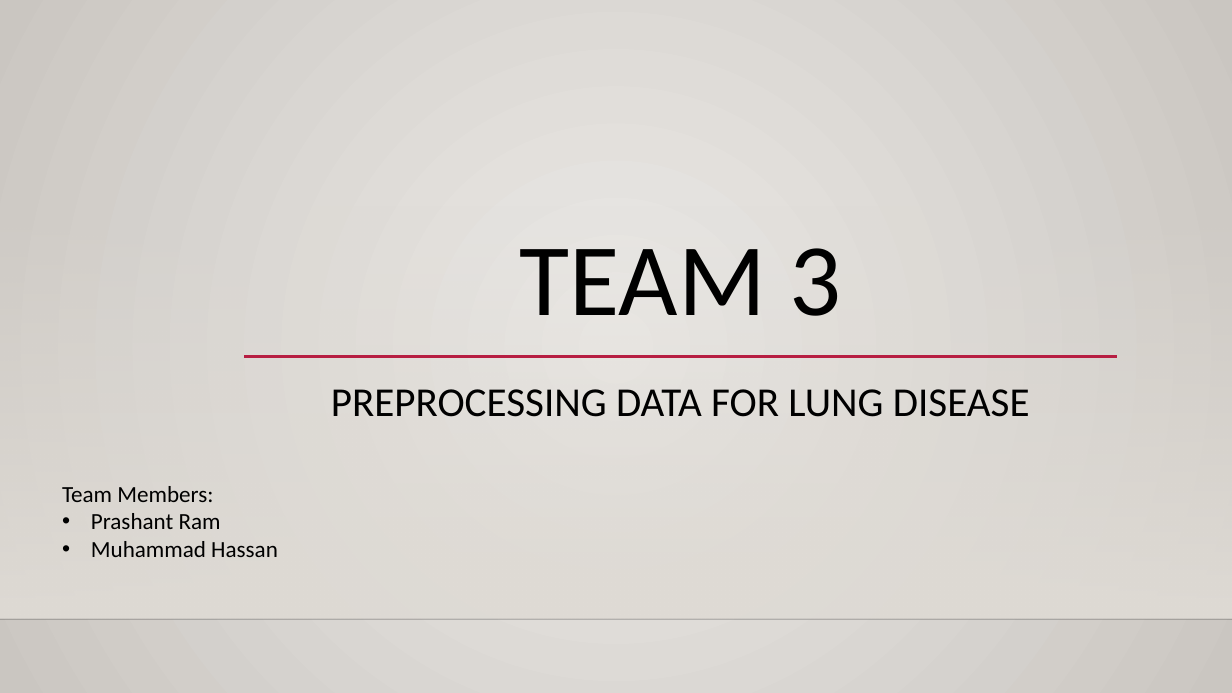
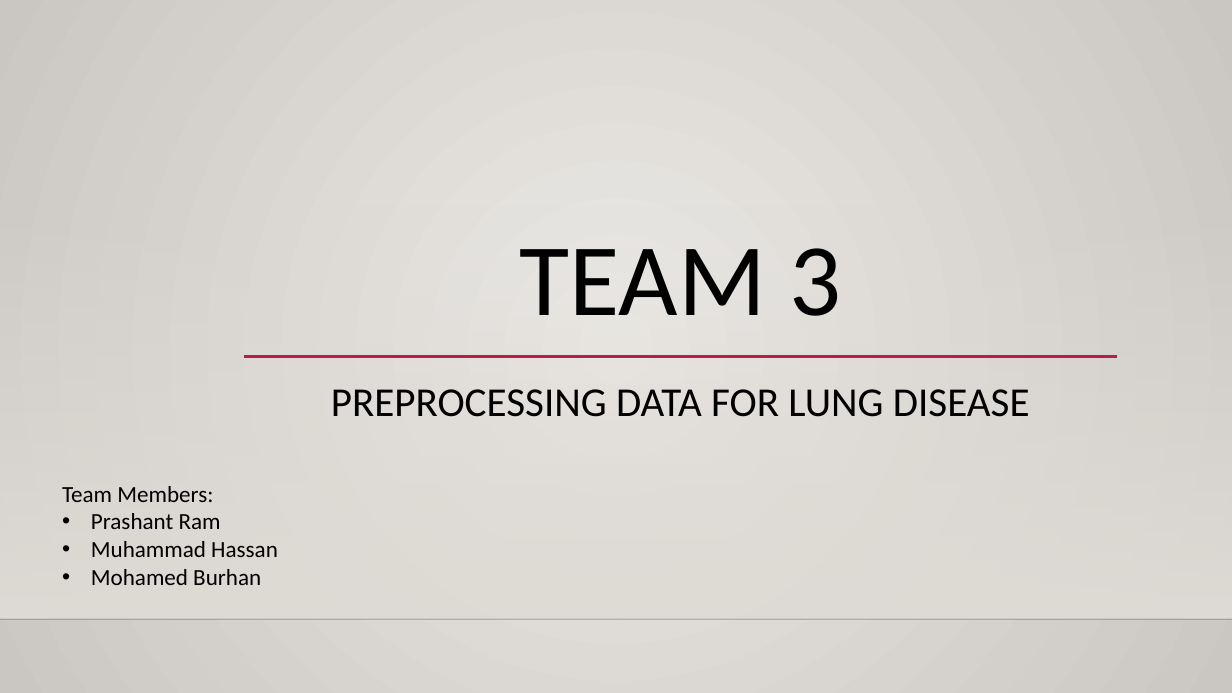
Before and after one commit to ramprashant66/CSC177_Poject1, a slide deck: slide 1 of Assignment 1.pptx. Drawn at 1232x693 pixels with LibreOffice and Linux fonts; fonts in the diff are those of the drawing; background and template pictures are left out. Boxes give left, top, right and bottom in pixels: in the first picture for what was removed or moved away, otherwise in the second. Text is boxed around its words. In the diff, an @@ line names an element or a change of style, - is before the commit and + after.

Commit message:
Added name

```diff
--- a/Assignment 1.pptx
+++ b/Assignment 1.pptx
@@ text at [91, 569, 261, 585]: paragraph added @@
+• Mohamed Burhan
```
